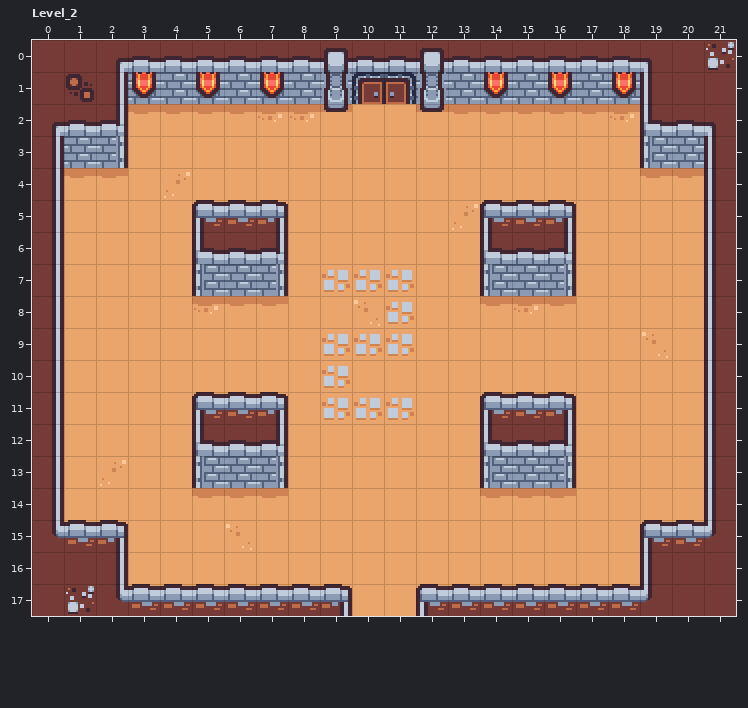
A LDtk project gets an edit: ggj-2026.ldtk. This is how it looked before the edit.
Cells are 16x16 px. Shown: Level_2 x 0..21, y 0..17. The commit also changed other parts of the map, which this record leaves out.
Once edited:
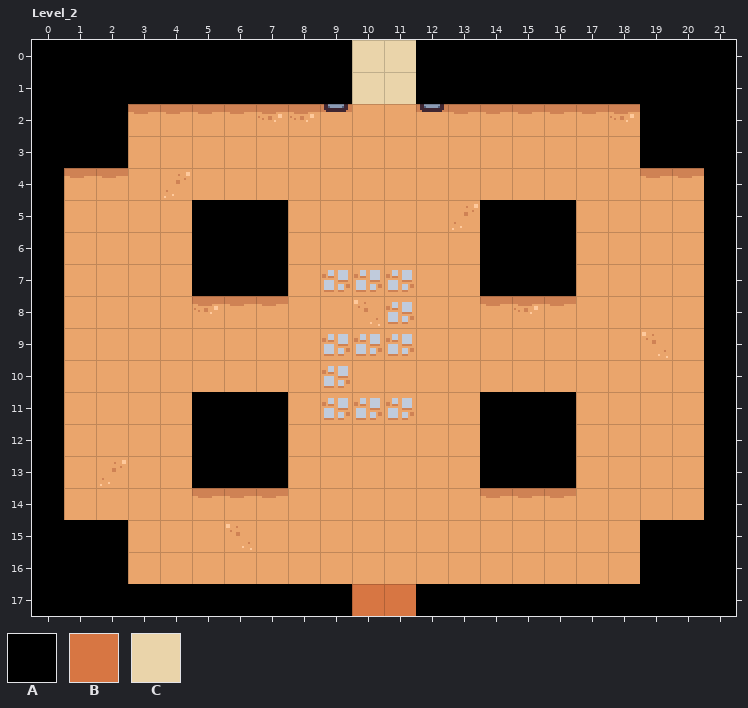
Key: from "IntGrid": A 1 "wall", B 6 "door2", C 7 "door3".
_ is an empty cell, . an unchanged one.
Tiles of an added or newly shown layer are drawn over the layers below it.
Difference:
--- layer "IntGrid" (now shown)
@@ x 0..21 @@
- 0 ______________________
- 1 ______________________
- 2 ___................___
- 3 ___................___
- 4 _...................._
- 5 _....___......___...._
- 6 _....___......___...._
- 7 _....___......___...._
- 8 _...................._
- 9 _...................._
-10 _...................._
-11 _....___......___...._
-12 _....___......___...._
-13 _....___......___...._
-14 _...................._
-15 ___................___
-16 ___................___
-17 ______________________
+ 0 AAAAAAAAAACCAAAAAAAAAA
+ 1 AAAAAAAAAACCAAAAAAAAAA
+ 2 AAA................AAA
+ 3 AAA................AAA
+ 4 A....................A
+ 5 A....AAA......AAA....A
+ 6 A....AAA......AAA....A
+ 7 A....AAA......AAA....A
+ 8 A....................A
+ 9 A....................A
+10 A....................A
+11 A....AAA......AAA....A
+12 A....AAA......AAA....A
+13 A....AAA......AAA....A
+14 A....................A
+15 AAA................AAA
+16 AAA................AAA
+17 AAAAAAAAAABBAAAAAAAAAA
Where, in picture pixels (left, top, right, bottom), the same in both pictures:
added: (32, 40, 736, 616)
